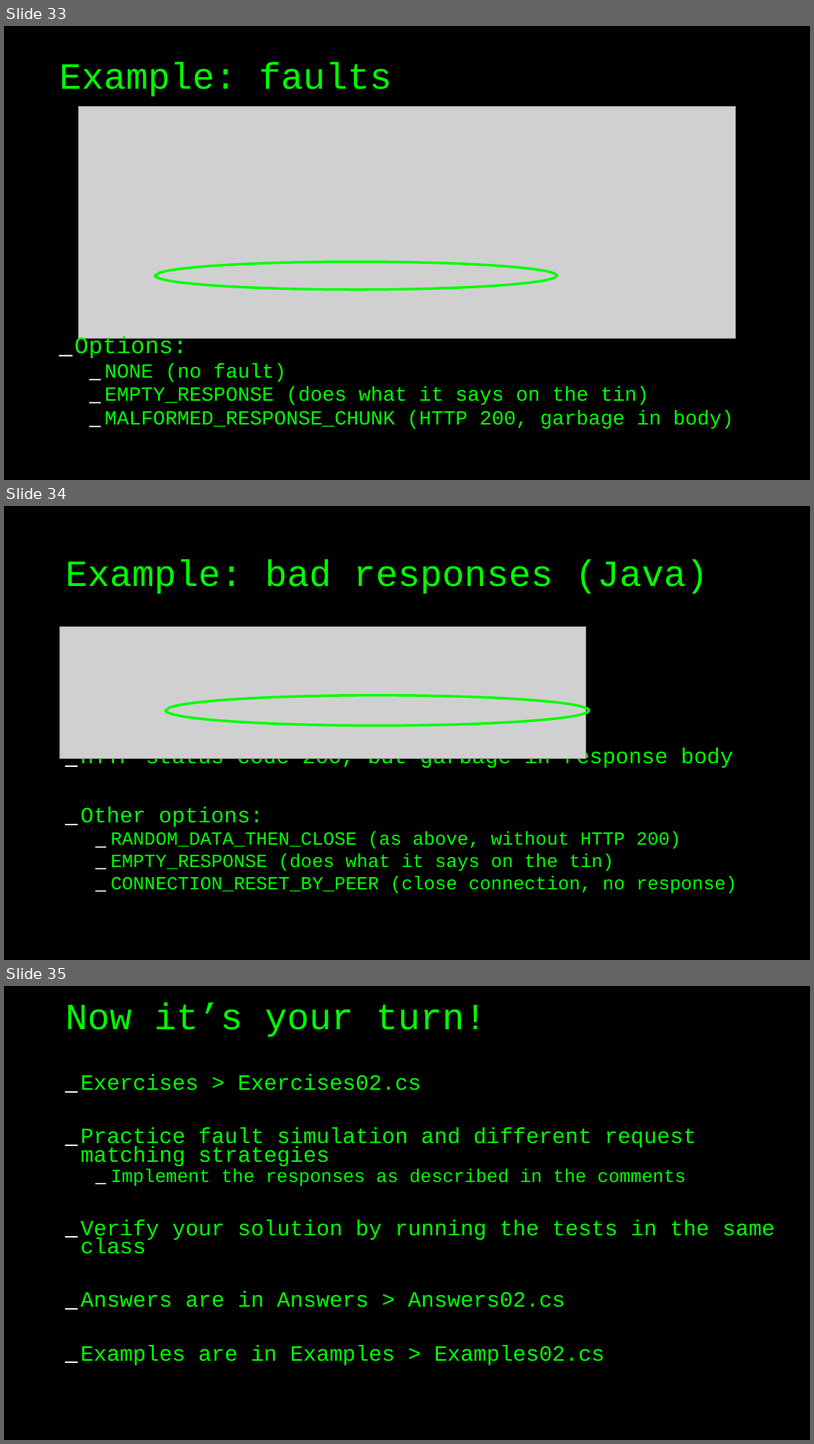
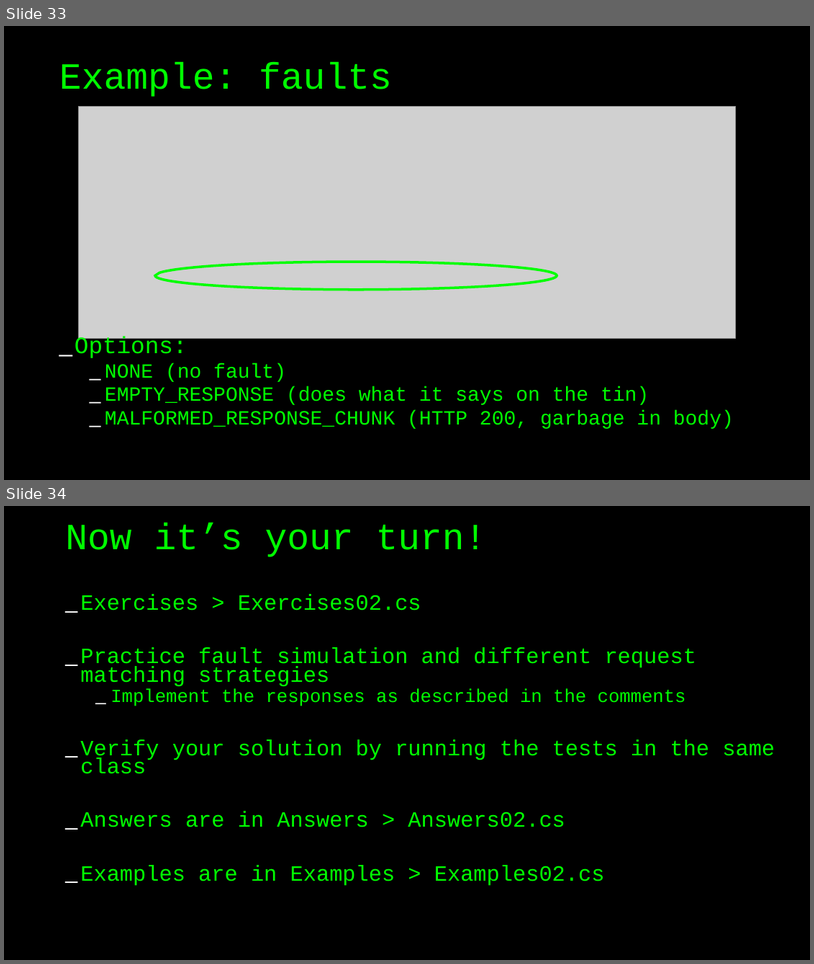
Before and after one commit to basdijkstra/wiremock-net-workshop, a slide deck: WireMockNetWorkshop.odp. Shown one above the other, each under a label of ours: slides 33, 34 and 35 before the commit, slides 33 and 34 after it. The pictures are 814x1444 and 814x964 pixels, drawn with LibreOffice and Linux fonts; fonts in the diff are those of the drawing; grey boxes stand for pictures. Boxes give left, top, right and bottom in pixels: in the first picture for what was removed or moved away, otherwise in the second. Text is boxed around its words. In the diff, an @@ line names an element or a change of style, - is before the commit and + after.

```diff
--- a/WireMockNetWorkshop.odp
+++ b/WireMockNetWorkshop.odp
@@ slide 34 removed at [4, 506, 810, 960], background #000000 @@
@@ title removed at [65, 559, 709, 594] @@
-Example: bad responses (Java)
@@ picture removed at [59, 627, 586, 758] @@
@@ freeform shape removed at [165, 695, 589, 726] @@
@@ text removed at [80, 748, 738, 893] @@
-_ HTTP status code 200, but garbage in response body
-_ Other options:
-  _ RANDOM_DATA_THEN_CLOSE (as above, without HTTP 200)
-  _ EMPTY_RESPONSE (does what it says on the tin)
-  _ CONNECTION_RESET_BY_PEER (close connection, no response)
@@ what was slide 35 is now slide 34 @@
```
Also in this commit, not shown: 2 slides changed, 4 other files.
